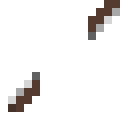
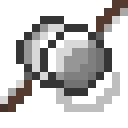
The second 128 × 128 image is a revision of the first. Changes to its layers:
painted on "gardening" over [left=0, top=0, right=128, bottom=112]
showed group "Non Tinkers'" (9 layers) over [left=0, top=0, right=128, bottom=112]
showed "Iron" over [left=16, top=16, right=112, bottom=96]
showed "Cord" (3rd of 3, in "Non Tinkers'") over [left=56, top=72, right=120, bottom=112]
